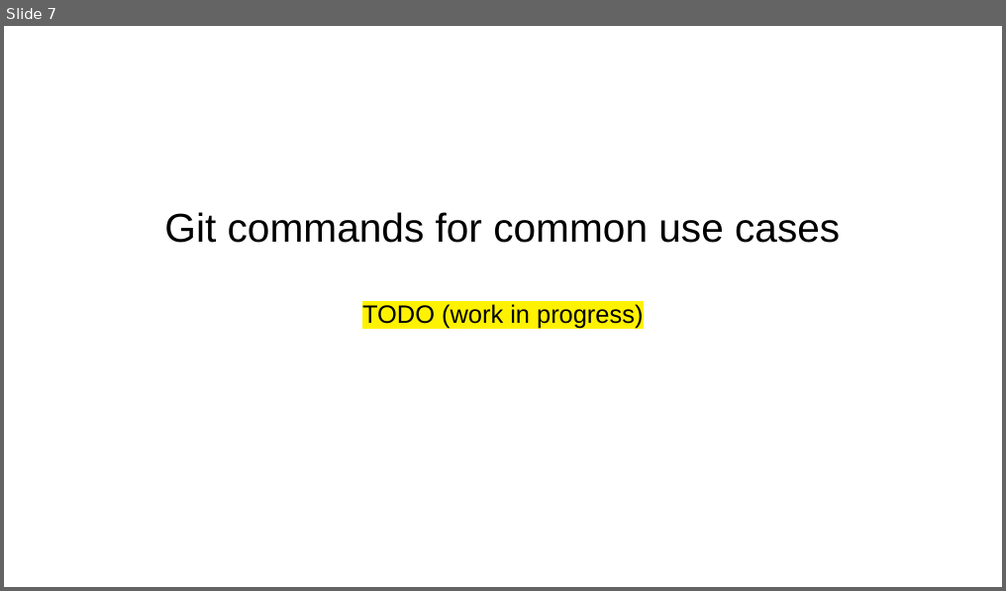
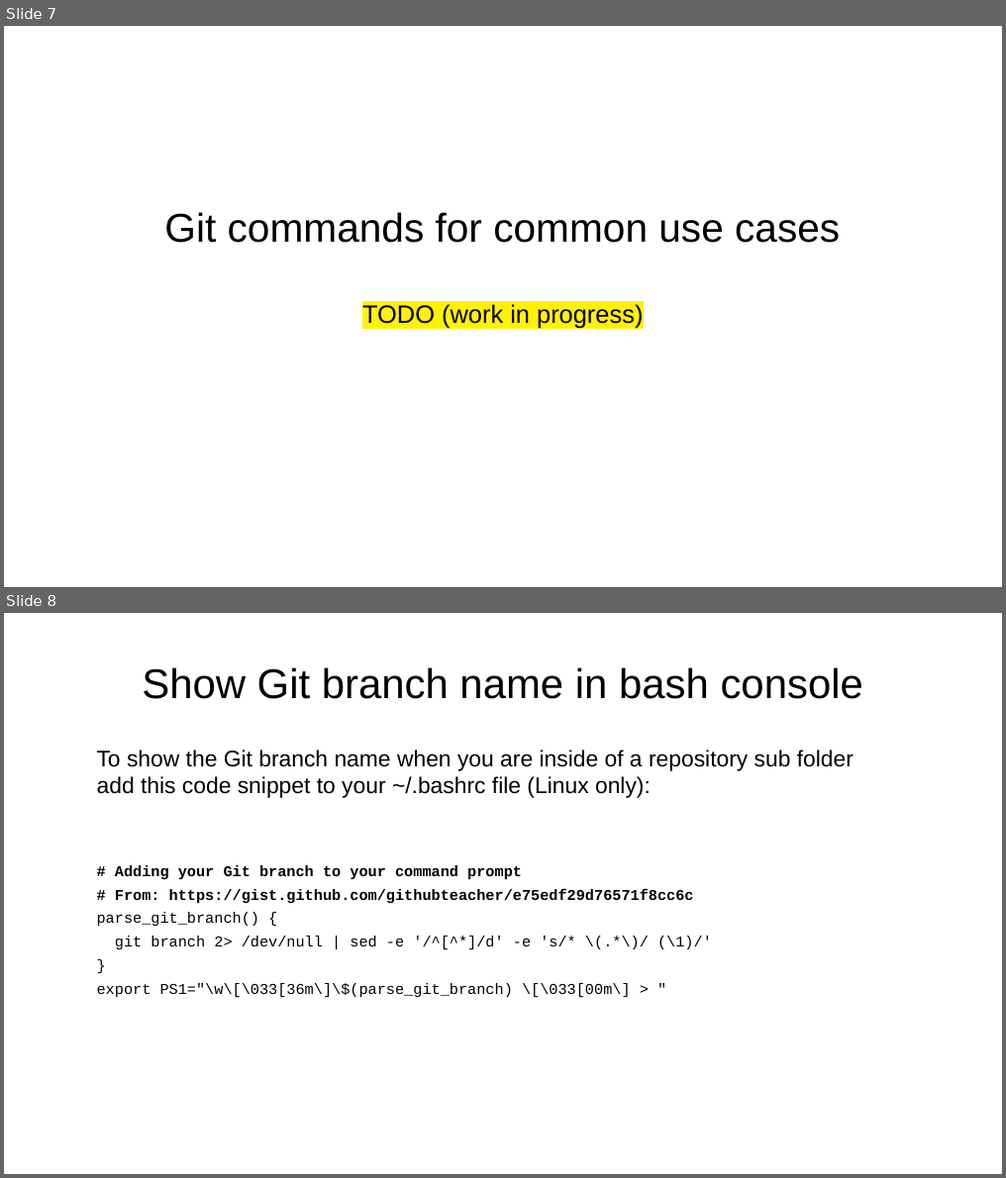
Before and after one commit to aryoda/git_essentials, a slide deck: Introduction to Git collaboration workflows.odp. Shown one above the other, each under a label of ours: slide 7 before the commit, slides 7 and 8 after it. The pictures are 1006x591 and 1006x1178 pixels, drawn with LibreOffice and Linux fonts; fonts in the diff are those of the drawing. Boxes give left, top, right and bottom in pixels: in the first picture for what was removed or moved away, otherwise in the second. Text is boxed around its words. In the diff, an @@ line names an element or a change of style, - is before the commit and + after.

```diff
--- a/Introduction to Git collaboration workflows.odp
+++ b/Introduction to Git collaboration workflows.odp
@@ slide 8 added at [4,613,1002,1174], background #FFFFFF @@
@@ title added at [142,667,863,699], 33 pt, text #000000 @@
+Show Git branch name in bash console
@@ text added at [97,750,853,997], 12 pt, text #000000 @@
+To show the Git branch name when you are inside of a repository sub folder
+add this code snippet to your ~/.bashrc file (Linux only):
+# Adding your Git branch to your command prompt
+# From: https://gist.github.com/githubteacher/e75edf29d76571f8cc6c
+parse_git_branch() {
+git branch 2> /dev/null | sed -e '/^[^*]/d' -e 's/* \(.*\)/ (\1)/'
+}
+export PS1="\w\[\033[36m\]\$(parse_git_branch) \[\033[00m\] > "
```
Also in this commit, not shown: 3 slides changed.
